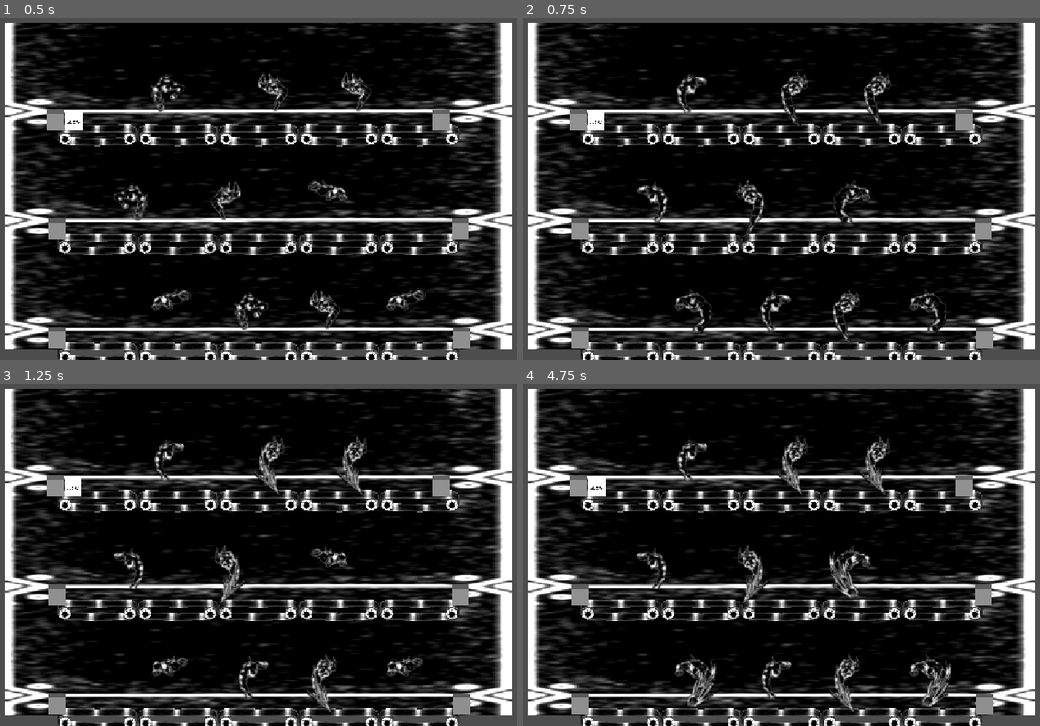
Above: before the commit, frames 1-4 (two rows, left to right).
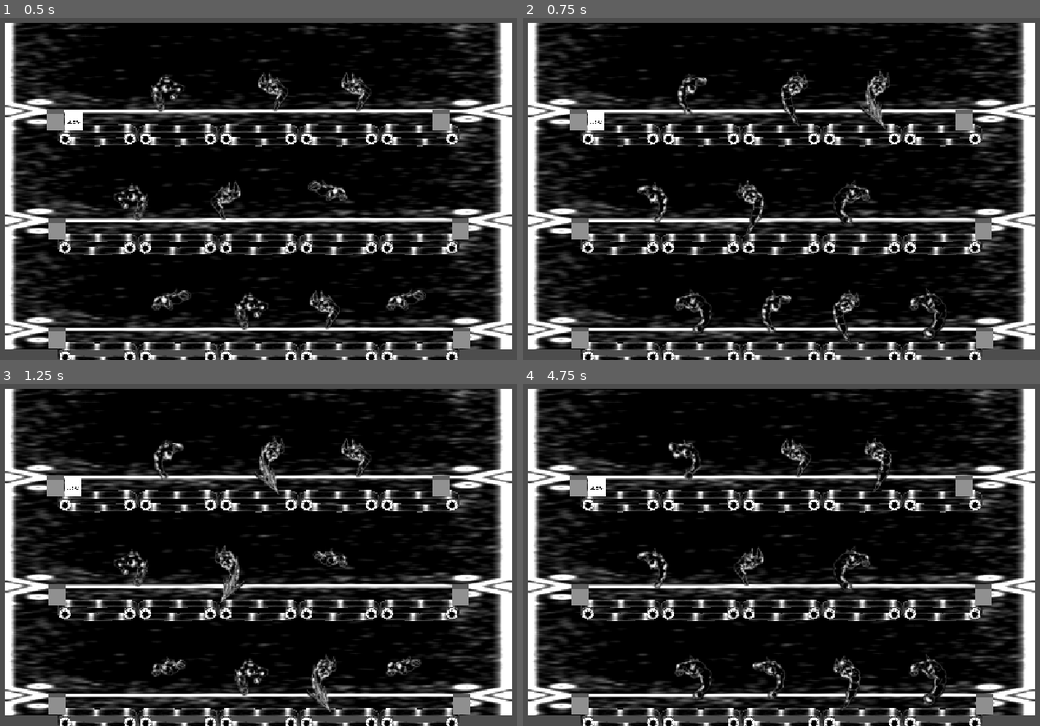
Above: after the commit, the same moments.

Repository: patches34/super-conveyor-bros
Game: Godot game, scene res://Scenes/level_baker_test.tscn
The game is run twice, just before and just after one commit, with the same random seed, the same clock (stepped at 60 frames per second) and the same inputs.
Inputs (mouse positions are in pixels of both pictures, inside the frame that each line leads up to):
- Up to frame 1 (0.5 s): no input
- Up to frame 2 (0.75 s): move the mouse to (926, 158) at 0.52 s; hold Mouse wheel down (scroll_down) from 0.53 s (still down)
- Up to frame 3 (1.25 s): keep holding Mouse wheel down (scroll_down)
- Up to frame 4 (4.75 s): move the mouse to (652, 558) at 1.27 s; release Mouse wheel down (scroll_down) at 1.28 s; tap Mouse wheel up (scroll_up) at 1.35 s; move the mouse to (848, 459) at 2.02 s; hold Middle mouse button (toggle_belt) 2.03-2.78 s; move the mouse to (750, 616) at 2.77 s; tap Mouse wheel down (scroll_down) at 2.85 s; move the mouse to (977, 596) at 3.52 s; hold Mouse wheel up (scroll_up) 3.53-4.28 s; move the mouse to (585, 486) at 4.27 s; tap Middle mouse button (toggle_belt) at 4.35 s

Frame 1 is identical in both runs. In frame 2, 0.9% of the frame differs, in the area x 29-82%, y 15-94%; in frame 3, 1.7%; in frame 4, 3.9%, in the area x 21-83%, y 15-96%.

Commit message:
variable bro states

Diff:
--- a/super-conveyor-bros/Prefabs/puncher.tscn
+++ b/super-conveyor-bros/Prefabs/puncher.tscn
@@ -124,6 +124,7 @@
 [node name="Puncher" type="Node3D" unique_id=646209255]
 script = ExtResource("1_gug5k")
 damage_frames = Array[int]([1, 4])
+bro_state = 1
 
 [node name="Body" type="AnimatedSprite3D" parent="." unique_id=328768791]
 transform = Transform3D(1, 0, 0, 0, 1, 0, 0, 0, 1, 0, 2.114, 0)
@@ -142,6 +143,9 @@
 transform = Transform3D(1, 0, 0, 0, 1, 0, 0, 0, 1, -0.049776077, 0.25891745, 0)
 shape = SubResource("BoxShape3D_rec73")
 
+[node name="Camera3D" type="Camera3D" parent="." unique_id=2016461825]
+transform = Transform3D(1, 0, 0, 0, 1, 0, 0, 0, 1, 0, 0, 5.039011)
+
 [connection signal="frame_changed" from="Body" to="." method="_on_body_frame_changed"]
 [connection signal="area_entered" from="Area3D" to="." method="_on_area_3d_area_entered"]
 [connection signal="area_exited" from="Area3D" to="." method="_on_area_3d_area_exited"]
--- /dev/null
+++ b/super-conveyor-bros/Scripts/Enums.gd
@@ -0,0 +1,8 @@
+extends Node
+
+enum BroStates {
+	away,
+	normal,
+	fast,
+	slow
+}
--- a/super-conveyor-bros/Scripts/puncher.gd
+++ b/super-conveyor-bros/Scripts/puncher.gd
@@ -2,11 +2,17 @@
 var body_animator:AnimatedSprite3D
 var vfx_animator:AnimatedSprite3D
 var impact_area:Area3D
-var speed:float = 1.0
 var obj_below:Item = null
 @export var min_damage:int = 1
 @export var max_damage:int = 5
 @export var damage_frames:Array[int]
+@export var bro_state:Enums.BroStates
+
+@export var min_state_time:float = 3.0
+@export var max_state_time:float = 5.0
+var state_tween
+var timer:float = 1
+var rng:RandomNumberGenerator
 
 
 # Called when the node enters the scene tree for the first time.
@@ -16,13 +22,15 @@
 	impact_area = $Area3D
 	body_animator.play()
 	vfx_animator.play()
-	speed = body_animator.speed_scale
-
+	set_random_bro_state()
+	rng = RandomNumberGenerator.new()
 
 # Called every frame. 'delta' is the elapsed time since the previous frame.
 func _process(delta: float) -> void:
-	pass
-
+	timer -= delta
+	if timer < 0:
+		timer = rng.randf_range(min_state_time, max_state_time)
+		set_random_bro_state()
 
 func _on_body_frame_changed() -> void:
 	if(obj_below != null &&
@@ -36,23 +44,34 @@
 	else:
 		vfx_animator.position.x = 0
 
-
 func modify_speed(new_speed: float) -> void:
-	speed = new_speed
-	vfx_animator.speed_scale = speed
-	body_animator.speed_scale = speed
-
+	if state_tween:
+		state_tween.kill()
+	state_tween = get_tree().create_tween()
+	state_tween.tween_property($VFX, "speed_scale", new_speed, 0.5)
+	state_tween.tween_property($Body, "speed_scale", new_speed, 0.5)
 
 func set_vfx_active(state:bool) -> void:
 	vfx_animator.visible = state
-
-
 
 func _on_area_3d_area_entered(area: Area3D) -> void:
 	if area is Item:
 		obj_below = area
 
-
 func _on_area_3d_area_exited(area: Area3D) -> void:
 	if area is Item && area == obj_below:
 		obj_below = null
+
+func set_random_bro_state() -> void:
+	bro_state = (Enums.BroStates.values()
+		.filter(func(s): return s != bro_state).pick_random())
+	print(Enums.BroStates.keys()[bro_state])
+	match bro_state:
+		Enums.BroStates.away:
+			modify_speed(0)
+		Enums.BroStates.normal:
+			modify_speed(1)
+		Enums.BroStates.slow:
+			modify_speed(0.75)
+		Enums.BroStates.fast:
+			modify_speed(2)
--- a/super-conveyor-bros/project.godot
+++ b/super-conveyor-bros/project.godot
@@ -14,6 +14,10 @@
 run/main_scene="uid://cm0d4744rlxmx"
 config/features=PackedStringArray("4.7", "GL Compatibility")
 config/icon="res://icon.svg"
+
+[autoload]
+
+Enums="*uid://iv5aob1oom3a"
 
 [display]
 
Not shown, added: super-conveyor-bros/Scripts/Enums.gd.uid
